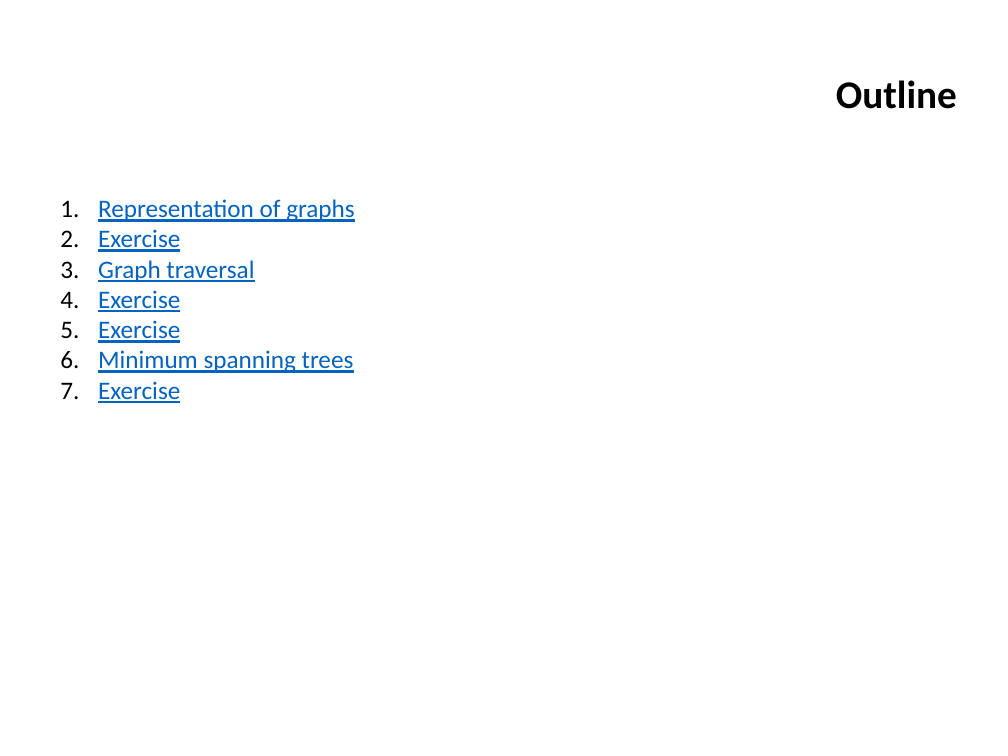
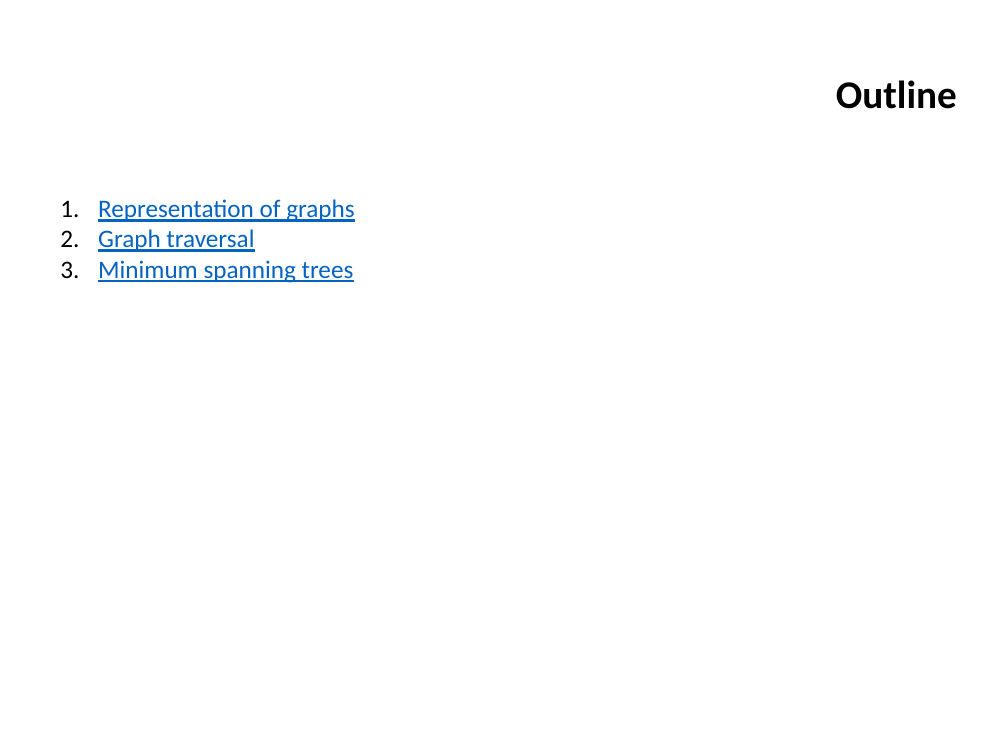
Before and after one commit to ifromm/dsa, a slide deck: slide 2 of slides/unit_8_graphs.pptx. Drawn at 1008x756 pixels with LibreOffice and Linux fonts; fonts in the diff are those of the drawing; background and template pictures are left out. Boxes give left, top, right and bottom in pixels: in the first picture for what was removed or moved away, otherwise in the second. Text is boxed around its words. In the diff, an @@ line names an element or a change of style, - is before the commit and + after.

```diff
--- a/slides/unit_8_graphs.pptx
+++ b/slides/unit_8_graphs.pptx
@@ text at box(98, 229, 180, 252): paragraph removed @@
-2. Exercise
@@ text at box(98, 290, 180, 343): paragraphs removed @@
-4. Exercise
-5. Exercise
@@ text at box(98, 381, 180, 403): paragraph removed @@
-7. Exercise
```
Also in this commit, not shown: 40 other slides changed, 1 other file.
